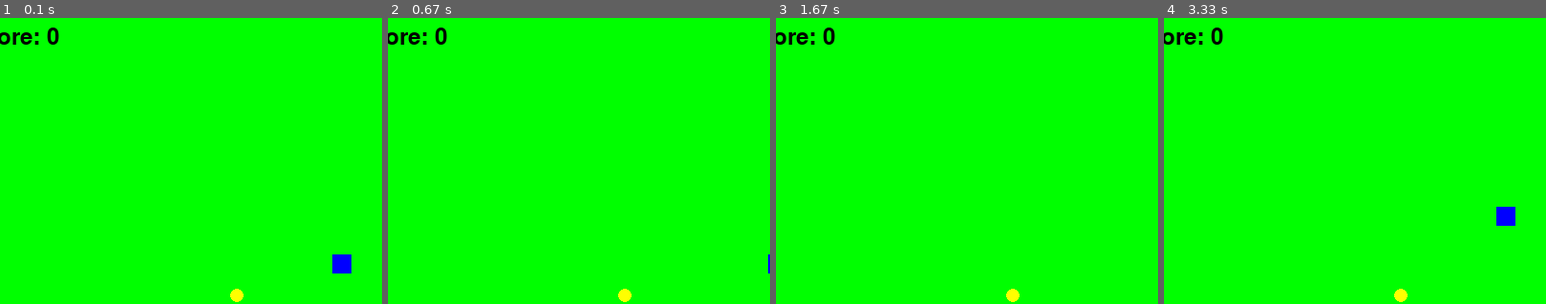
Above: before the commit, frames 1-4 (left to right).
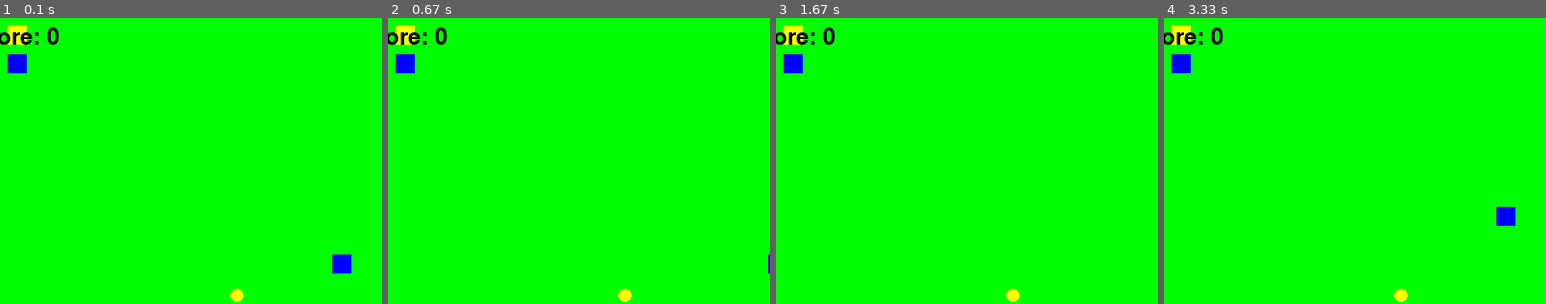
Above: after the commit, the same moments.

Repository: TrentChip38/MazeGame
Game: pygame game, started from pygameMaze7.py
Same seed, same stepped clock (60 frames per second), same inputs: the game is played once before the commit and once after it.
Inputs:
- Up to frame 1 (0.1 s): no input
- Up to frame 2 (0.67 s): hold Right from 0.33 s (still down)
- Up to frame 3 (1.67 s): release Right at 0.8 s; hold Up 0.83-1.13 s; hold Right 1.17-1.63 s
- Up to frame 4 (3.33 s): hold Left 1.67-2.2 s; hold Down 2.23-2.53 s; hold Left 2.57-2.97 s; hold Up from 3 s (still down)
The pictures show only the part of the screen within x 5-55%, y 7-57%; the shares and areas given below are measured in that part.

The runs differ from the first frame. In frame 1, 0.6% of the frame differs, in the area x 2-7%, y 2-20%; in frame 2, 0.6%; in frame 3, 0.6%; in frame 4, 0.6%.

Commit message:
added speed boot, also shops in top right.

Diff:
--- a/Level.py
+++ b/Level.py
@@ -1,3 +1,17 @@
+
+
+starter_shop = {
+
+
+
+
+}
+
+
+
+
+
+
 # Screen dimensions
 WIDTH, HEIGHT = 800, 600
 mid_top_goal = [WIDTH//2 -20, -20]
@@ -33,12 +47,15 @@
 import Colors as C
 levels_color = {0: C.GREEN, 1:(140, 100, 100), 2:C.GREY, 3: C.GREY, 4: C.GREY, 42: C.GREY, 44: C.GREY, 14: C.GREY, 12: C.GREY, 55: C.GREY, 56: C.GREY, 57: C.GREY}
 levels_enemies = {0: 0, 141: 10}
+
 level_goals = {
     0: {
         "goalN": {"pos": mid_top_goal, "sendtolevel": 1, "sendtopos": bottom_start, "color": C.GREEN, "size": default_goal_size},
         "goalE": {"pos": mid_right_goal, "sendtolevel": 2, "sendtopos": left_start, "color": C.GREEN, "size": default_goal_size},
         "goalS": {"pos": mid_bottom_goal, "sendtolevel": 3, "sendtopos": top_start, "color": C.GREEN, "size": default_goal_size},
         "goalW": {"pos": mid_left_goal, "sendtolevel": 4, "sendtopos": right_start, "color": C.GREEN, "size": default_goal_size},
+        "shop_1": {"pos": [50, 50], "addpower": "extralife", "color": C.YELLOW, "size": 20},
+        "shop_2": {"pos": [50, 80], "addpower": "speedboost1", "color": C.BLUE, "size": 20},
     },
     1: {
         "goalN": {"pos": mid_top_goal, "sendtolevel": 11, "sendtopos": bottom_start, "color": C.GREY, "size": bigger_goal_size},
--- a/pygameMaze7.py
+++ b/pygameMaze7.py
@@ -18,6 +18,8 @@
 player_speed = 5
 player_power = []
 
+#powerup settings
+speed_boost1_attained = False
 #Enemy settings
 enemy_speed = 8
 default_enemy_amount = 4
@@ -58,6 +60,12 @@
 
 # Tracking explored positions (2D array)
 explored = [[False for _ in range(WIDTH // 40)] for _ in range(HEIGHT // 40)]
+
+def update_speed():
+    pass
+
+
+
 
 def reset_level():
     global player_pos, coins, enemies, timer, explored
@@ -182,6 +190,12 @@
     #     print("Time's up! Game Over!")
     #     running = False
 
+    #updating speed
+    if "speedboost1" in player_power and speed_boost1_attained == False:
+        player_speed += 1
+        speed_boost1_attained = True
+
+
     # Player movement
     keys = pygame.key.get_pressed()
     dx, dy = 0, 0
